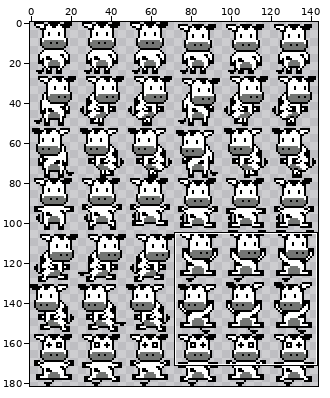
Sprite sheet, stored at gamepeach/debug/images/ufo_cow_w_1.png. The picture above shows the old version from afar; the outline marks the close-up.
Close-up. Before:
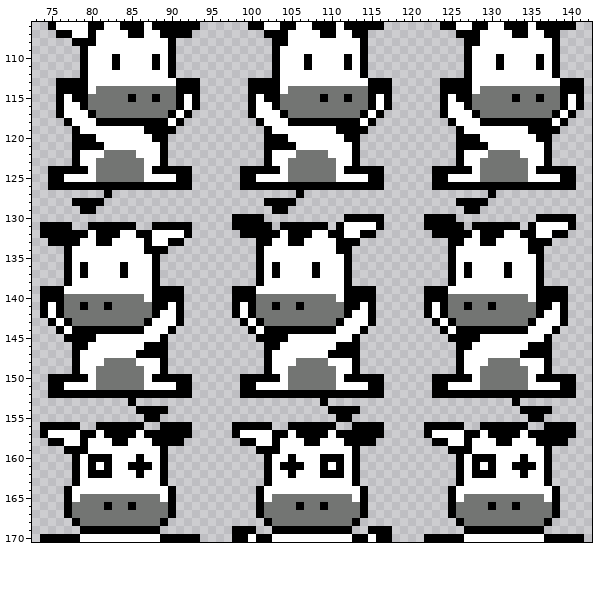
The file is 144x182 pixels. Shown: x 73..142, y 106..170. The commit also changed other parts of the picture, which this record leaves out.
Now the later version:
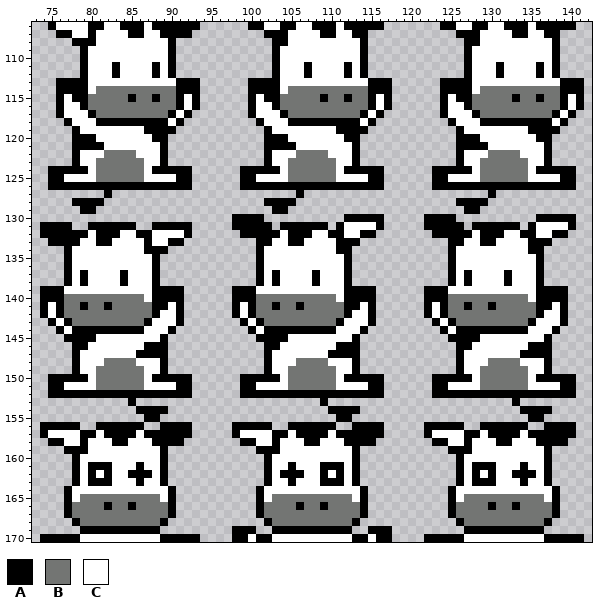
Palette (. is transparent): A #000000  B #737573  C #ffffff
Change:
{"y":110,"x":83,"old":"A","new":"C"}
{"y":110,"x":88,"old":"A","new":"C"}
{"y":110,"x":107,"old":"A","new":"C"}
{"y":110,"x":112,"old":"A","new":"C"}
{"y":110,"x":131,"old":"A","new":"C"}
{"y":110,"x":136,"old":"A","new":"C"}
{"y":112,"x":83,"old":"C","new":"A"}
{"y":112,"x":88,"old":"C","new":"A"}
{"y":112,"x":107,"old":"C","new":"A"}
{"y":112,"x":112,"old":"C","new":"A"}
{"y":112,"x":131,"old":"C","new":"A"}
{"y":112,"x":136,"old":"C","new":"A"}
{"y":136,"x":79,"old":"A","new":"C"}
{"y":136,"x":84,"old":"A","new":"C"}
{"y":136,"x":103,"old":"A","new":"C"}
{"y":136,"x":108,"old":"A","new":"C"}
{"y":136,"x":127,"old":"A","new":"C"}
{"y":136,"x":132,"old":"A","new":"C"}
{"y":138,"x":79,"old":"C","new":"A"}
{"y":138,"x":84,"old":"C","new":"A"}
{"y":138,"x":103,"old":"C","new":"A"}
{"y":138,"x":108,"old":"C","new":"A"}
{"y":138,"x":127,"old":"C","new":"A"}
{"y":138,"x":132,"old":"C","new":"A"}
{"y":160,"x":80,"old":"AAA","new":"CCC"}
{"y":160,"x":86,"old":"A","new":"C"}
{"y":160,"x":105,"old":"A","new":"C"}
{"y":160,"x":109,"old":"AAA","new":"CCC"}
{"y":160,"x":128,"old":"AAA","new":"CCC"}
{"y":160,"x":134,"old":"A","new":"C"}
{"y":161,"x":81,"old":"C","new":"A"}
{"y":161,"x":85,"old":"A","new":"C"}
{"y":161,"x":87,"old":"A","new":"C"}
{"y":161,"x":104,"old":"A","new":"C"}
{"y":161,"x":106,"old":"A","new":"C"}
{"y":161,"x":110,"old":"C","new":"A"}
{"y":161,"x":129,"old":"C","new":"A"}
{"y":161,"x":133,"old":"A","new":"C"}
{"y":161,"x":135,"old":"A","new":"C"}
{"y":162,"x":81,"old":"A","new":"C"}
{"y":162,"x":85,"old":"C","new":"A"}
{"y":162,"x":87,"old":"C","new":"A"}
{"y":162,"x":104,"old":"C","new":"A"}
{"y":162,"x":106,"old":"C","new":"A"}
{"y":162,"x":110,"old":"A","new":"C"}
{"y":162,"x":129,"old":"A","new":"C"}
{"y":162,"x":133,"old":"C","new":"A"}
{"y":162,"x":135,"old":"C","new":"A"}
{"y":163,"x":80,"old":"CCC","new":"AAA"}
{"y":163,"x":86,"old":"C","new":"A"}
{"y":163,"x":105,"old":"C","new":"A"}
{"y":163,"x":109,"old":"CCC","new":"AAA"}
{"y":163,"x":128,"old":"CCC","new":"AAA"}
{"y":163,"x":134,"old":"C","new":"A"}
